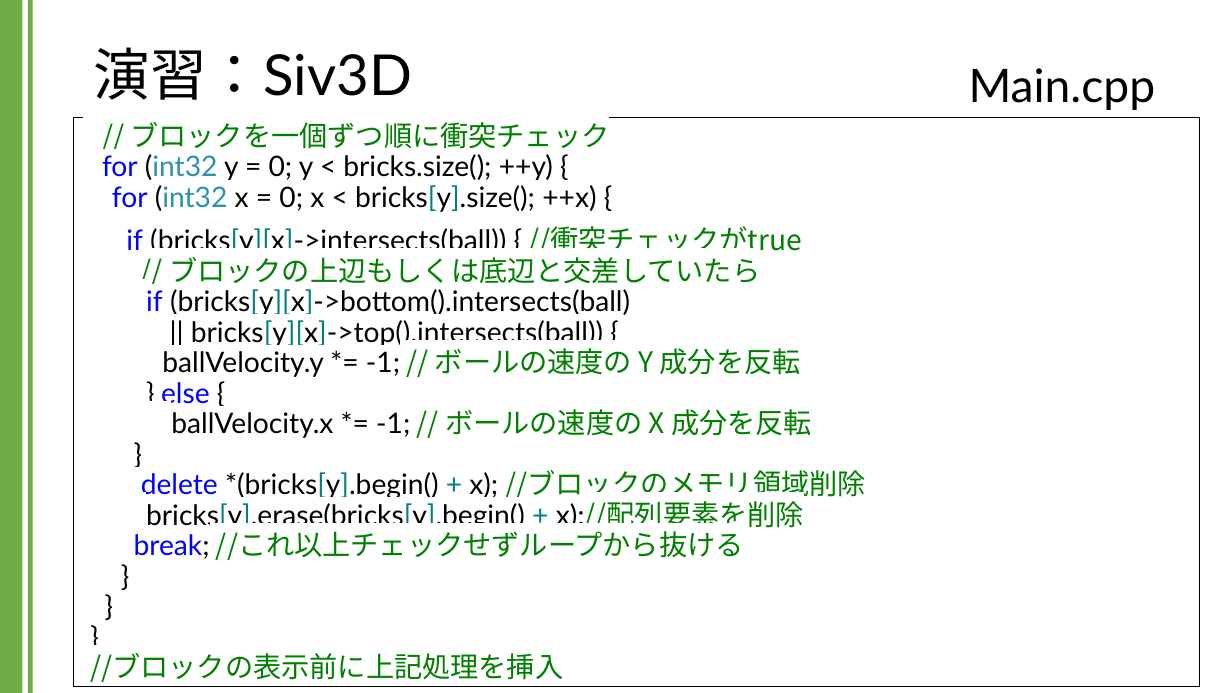
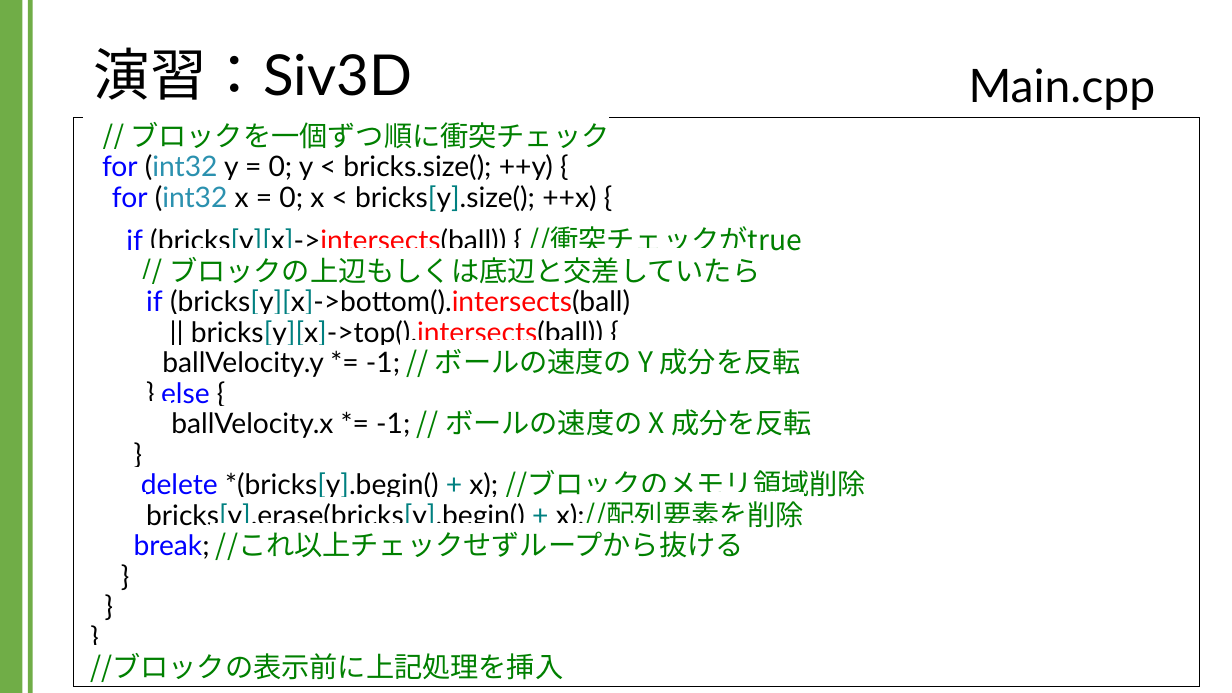
Before and after one commit to kic-murata/cpp2024, a slide deck: slide 49 of 授業資料/演習課題：Siv3D.pptx (slide 46 before the commit). Drawn at 1232x693 pixels with LibreOffice and Linux fonts; fonts in the diff are those of the drawing; background and template pictures are left out. Boxes give left, top, right and bottom in pixels: in the first picture for what was removed or moved away, otherwise in the second. Text is boxed around its words. In the diff, an @@ line names an element or a change of style, - is before the commit and + after.

```diff
--- a/授業資料/演習課題：Siv3D.pptx
+++ b/授業資料/演習課題：Siv3D.pptx
@@ text in rectangle at [90, 226, 866, 682]: text colour #000000 to #FF0000 in "(bricks[y][x]->intersects(ball)) (bricks[y][x]->bottom().int ..." @@
```
Also in this commit, not shown: 3 other slides changed, 3 slides added.
